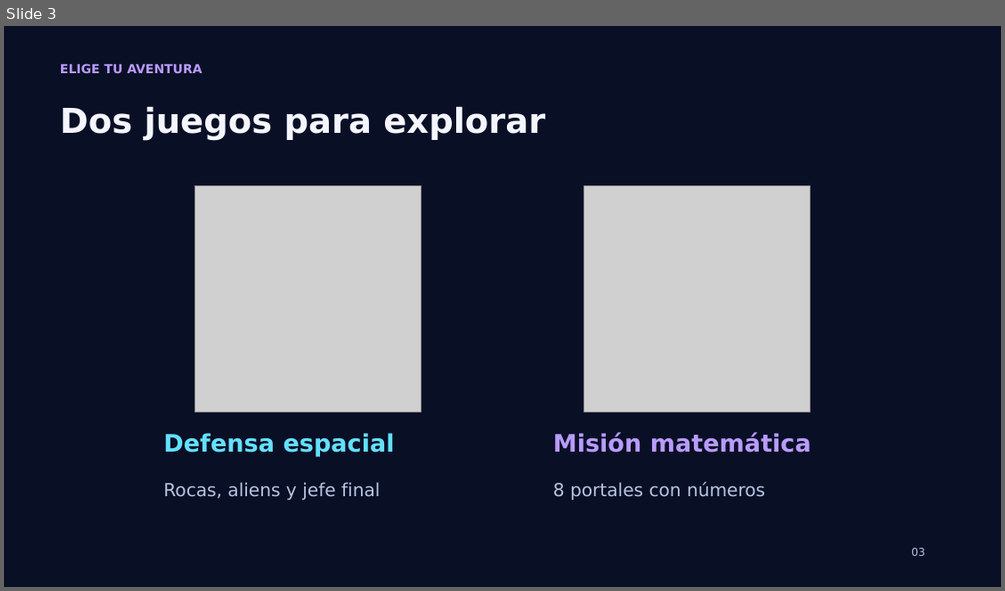
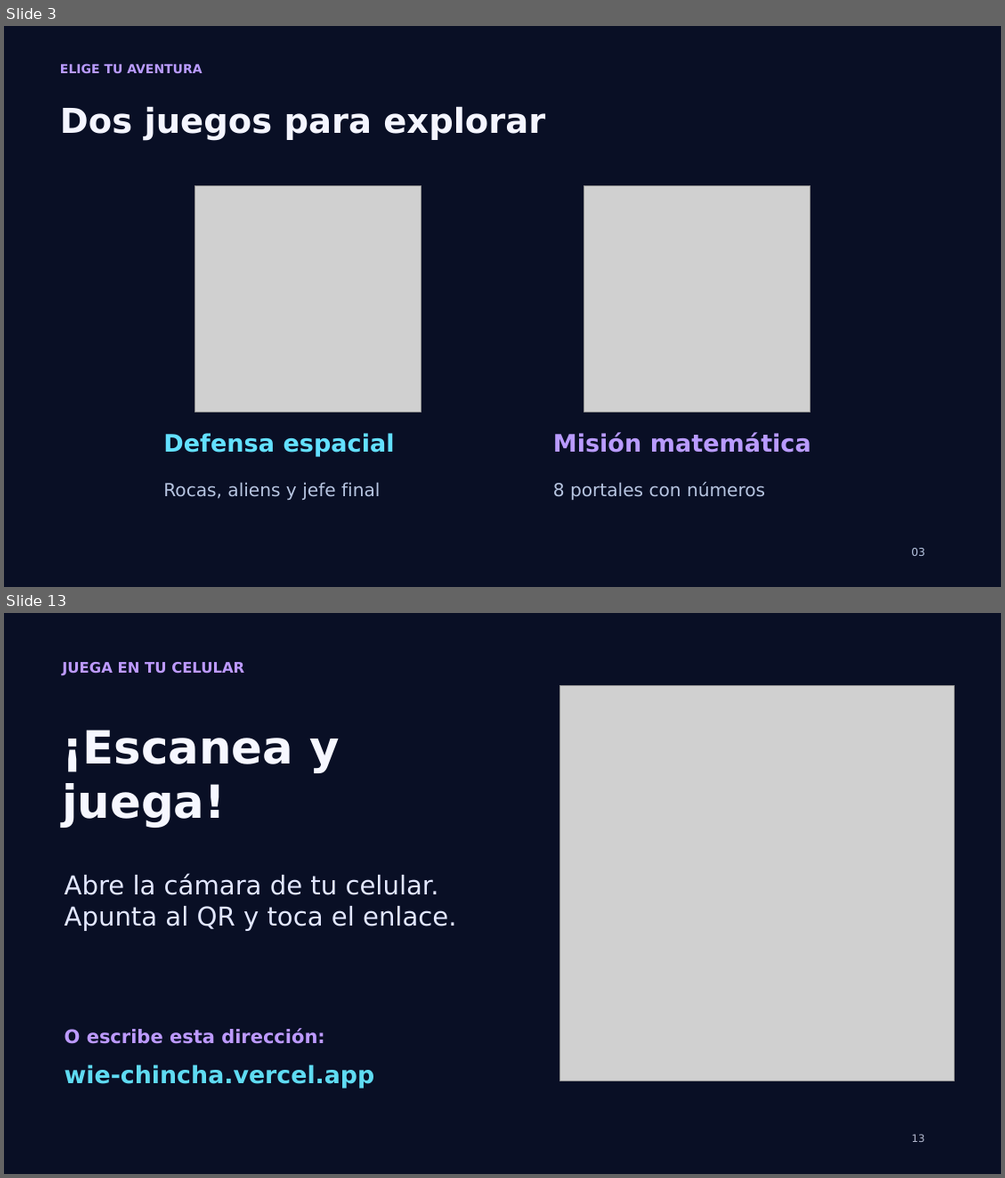
Before and after one commit to PaoloPelaezVillanueva/wie-chincha, a slide deck: Mision_WIE_Chincha_Taller.pptx. Shown one above the other, each under a label of ours: slide 3 before the commit, slides 3 and 13 after it; the slides between them are not shown. The pictures are 1005x591 and 1005x1178 pixels, drawn with LibreOffice and Linux fonts; fonts in the diff are those of the drawing; grey boxes stand for pictures. Boxes give left, top, right and bottom in pixels: in the first picture for what was removed or moved away, otherwise in the second. Text is boxed around its words. In the diff, an @@ line names an element or a change of style, - is before the commit and + after.

```diff
--- a/Mision_WIE_Chincha_Taller.pptx
+++ b/Mision_WIE_Chincha_Taller.pptx
@@ slide 13 added at [4, 613, 1001, 1174], background #090F25 @@
@@ text added at [62, 662, 244, 676], 14 pt, text #BD9AFF, bold @@
+JUEGA EN TU CELULAR
@@ picture added at [559, 686, 955, 1080] @@
@@ text added at [62, 730, 339, 827], 44 pt, text #F6F7FF, bold @@
+¡Escanea y juega!
@@ text added at [65, 873, 456, 931], 25 pt, text #E2E7FF @@
+Abre la cámara de tu celular.
+Apunta al QR y toca el enlace.
@@ text added at [65, 1028, 325, 1044], 18 pt, text #BD9AFF, bold @@
+O escribe esta dirección:
@@ text added at [65, 1064, 375, 1088], 23 pt, text #5FDBF2, bold @@
+wie-chincha.vercel.app
@@ text added at [912, 1134, 925, 1142], 10 pt, text #B4BAD0 @@
+13
```
Also in this commit, not shown: 9 slides changed, 1 slide removed, 1 other file.
